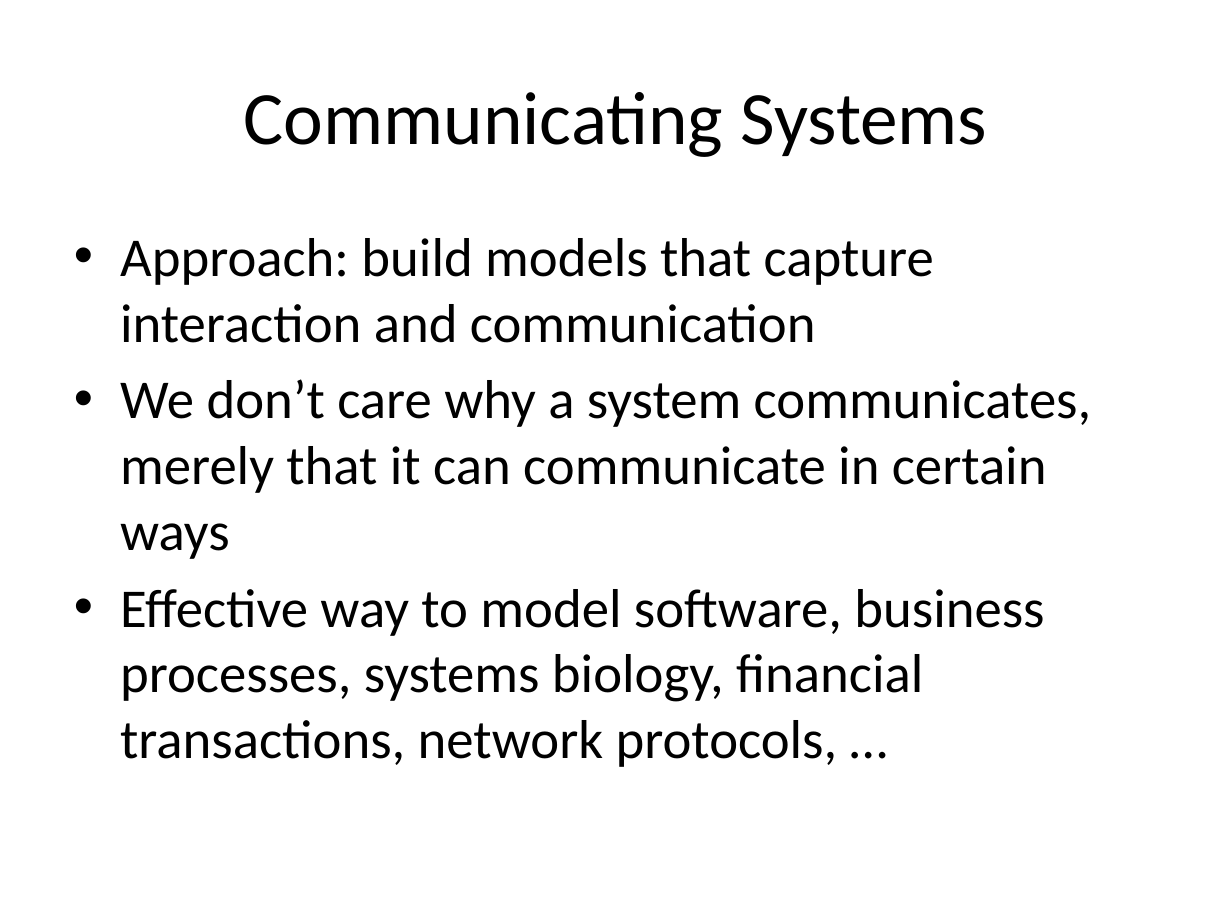
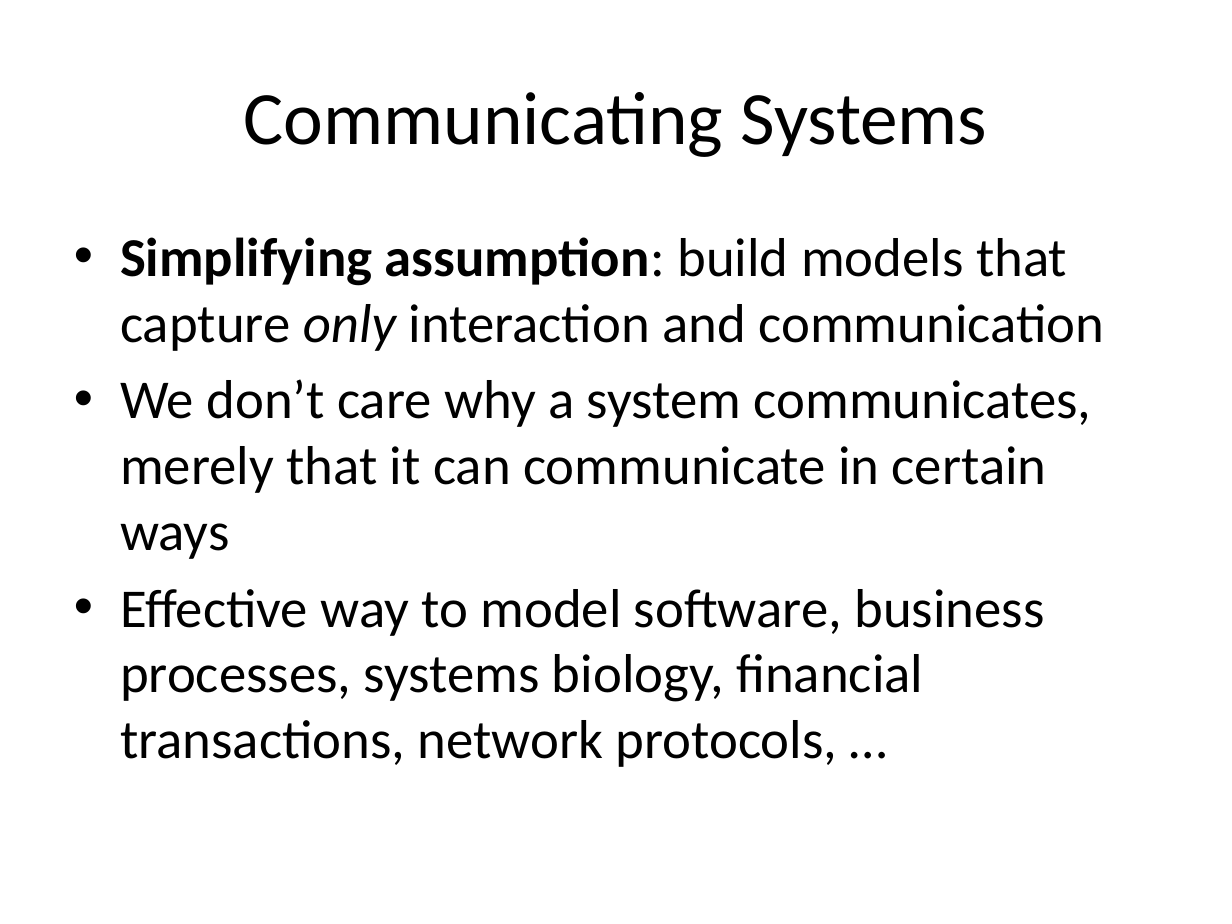
Before and after one commit to gian/defense, a slide deck: slide 12 of PhDDefense.pptx (slide 10 before the commit). Drawn at 1232x924 pixels with LibreOffice and Linux fonts; fonts in the diff are those of the drawing. Boxes give left, top, right and bottom in pixels: in the first picture for what was removed or moved away, otherwise in the second. Text is boxed around its words. In the diff, an @@ line names an element or a change of style, - is before the commit and + after.

```diff
--- a/PhDDefense.pptx
+++ b/PhDDefense.pptx
@@ text at (120, 237, 1105, 351): text changed @@
-• Approach: build models that capture interaction and communication
+• Simplifying assumption: build models that capture only interaction and communication
```
Also in this commit, not shown: 6 other slides changed, 37 slides added.
